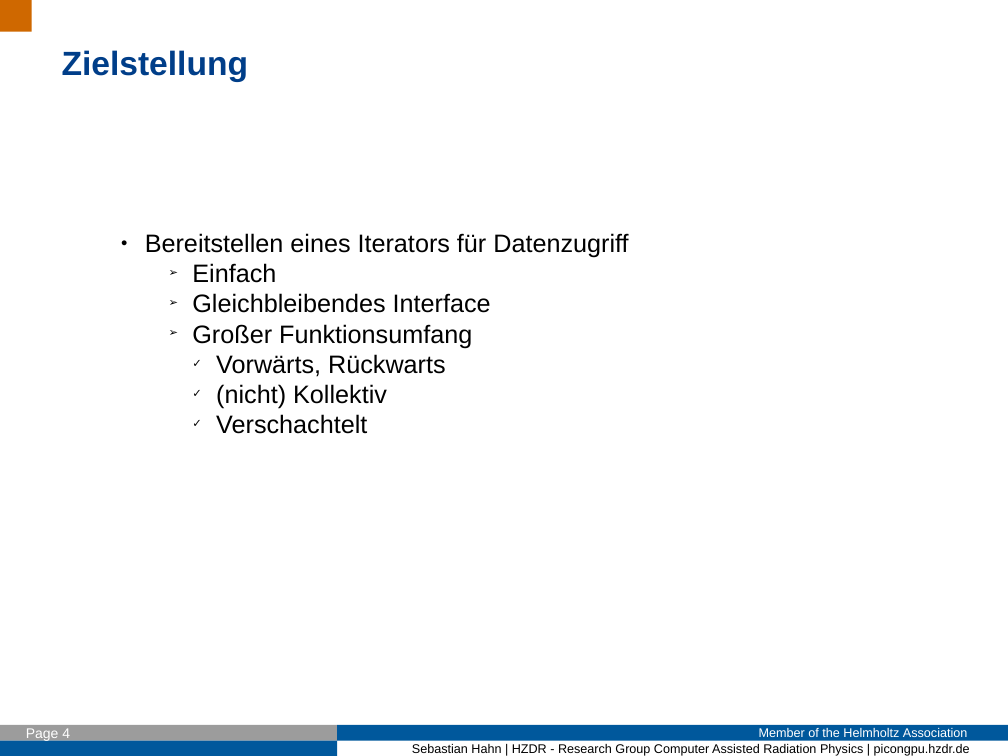
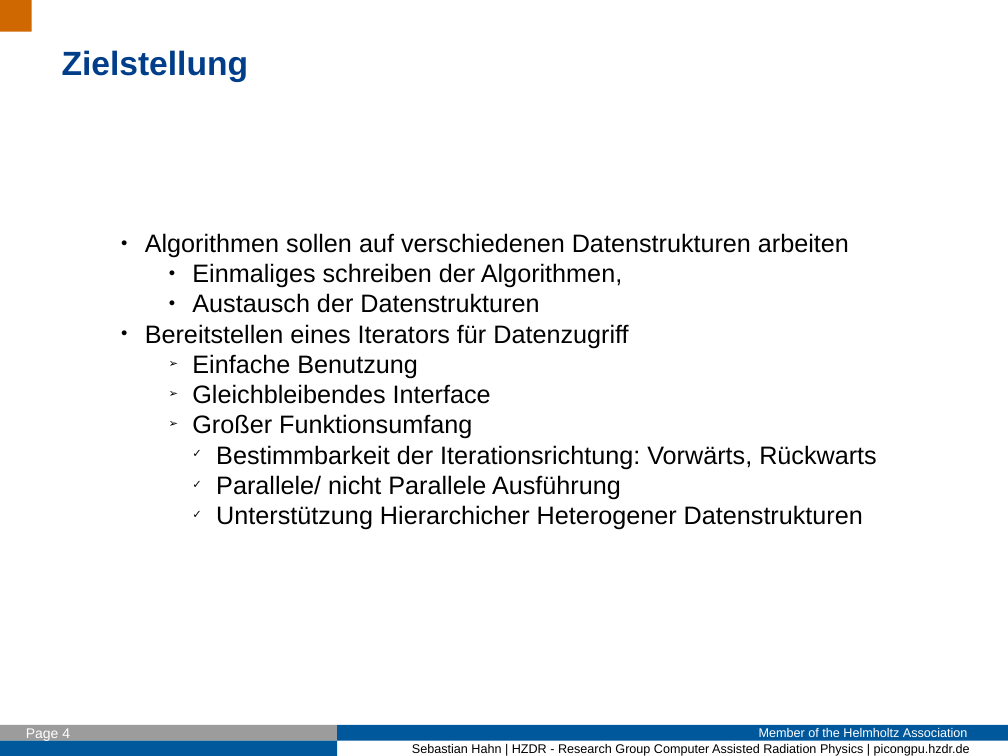
Before and after one commit to Fettpet/DeepIterator, a slide deck: slide 4 of Presi/2017_01_16_Intro.odp. Drawn at 1008x756 pixels with LibreOffice and Linux fonts; fonts in the diff are those of the drawing; background and template pictures are left out. Boxes give left, top, right and bottom in pixels: in the first picture for what was removed or moved away, otherwise in the second. Text is boxed around its words. In the diff, an @@ line names an element or a change of style, - is before the commit and + after.

```diff
--- a/Presi/2017_01_16_Intro.odp
+++ b/Presi/2017_01_16_Intro.odp
@@ text at <box>145,233,849,313</box>: paragraphs added @@
+● Algorithmen sollen auf verschiedenen Datenstrukturen arbeiten
+    ● Einmaliges schreiben der Algorithmen,
+    ● Austausch der Datenstrukturen
@@ text at <box>192,354,417,379</box>: text changed @@
-    ➢ Einfach
+    ➢ Einfache Benutzung
@@ text at <box>216,445,877,530</box>: text changed @@
-      ✓ Vorwärts, Rückwarts
-      ✓ (nicht) Kollektiv
-      ✓ Verschachtelt
+      ✓ Bestimmbarkeit der Iterationsrichtung: Vorwärts, Rückwarts
+      ✓ Parallele/ nicht Parallele Ausführung
+      ✓ Unterstützung Hierarchicher Heterogener Datenstrukturen
```
Also in this commit, not shown: 12 other slides changed, 6 slides added, 25 other files.
